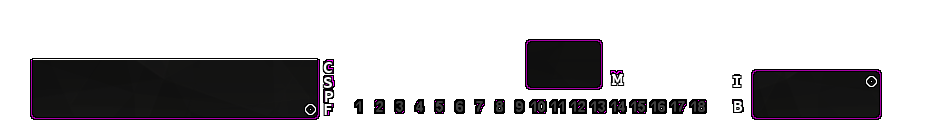
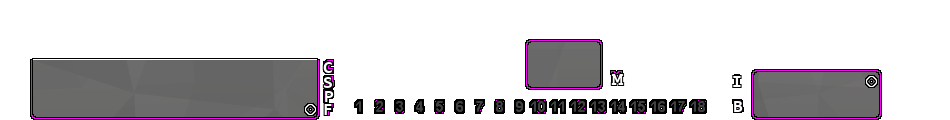
Layered file, before and after one edit (950 x 120). Changes by layer:
hid "GRAPHITE" over [31, 40, 881, 119]
hid "graphite_pattern.png", moved it above "graphite_pattern.png copy" over [31, 40, 881, 119]
renamed "graphite_pattern_K.png" to "graphite_pattern.png copy", painted on it over [31, 40, 881, 119]
hid "GRAPHITEZ" over [31, 40, 881, 119]